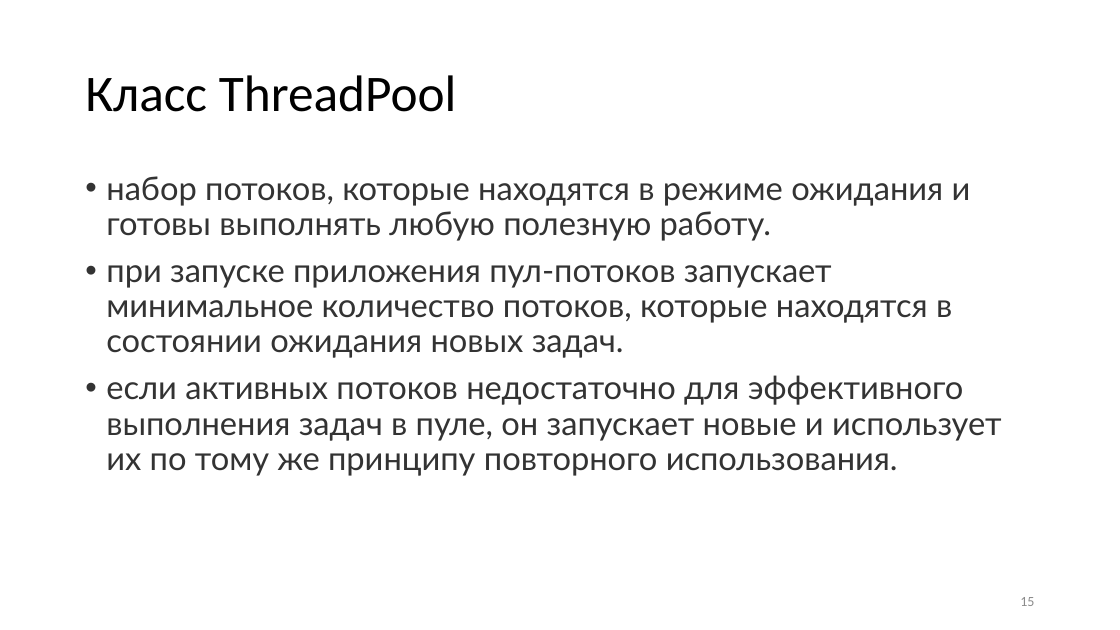
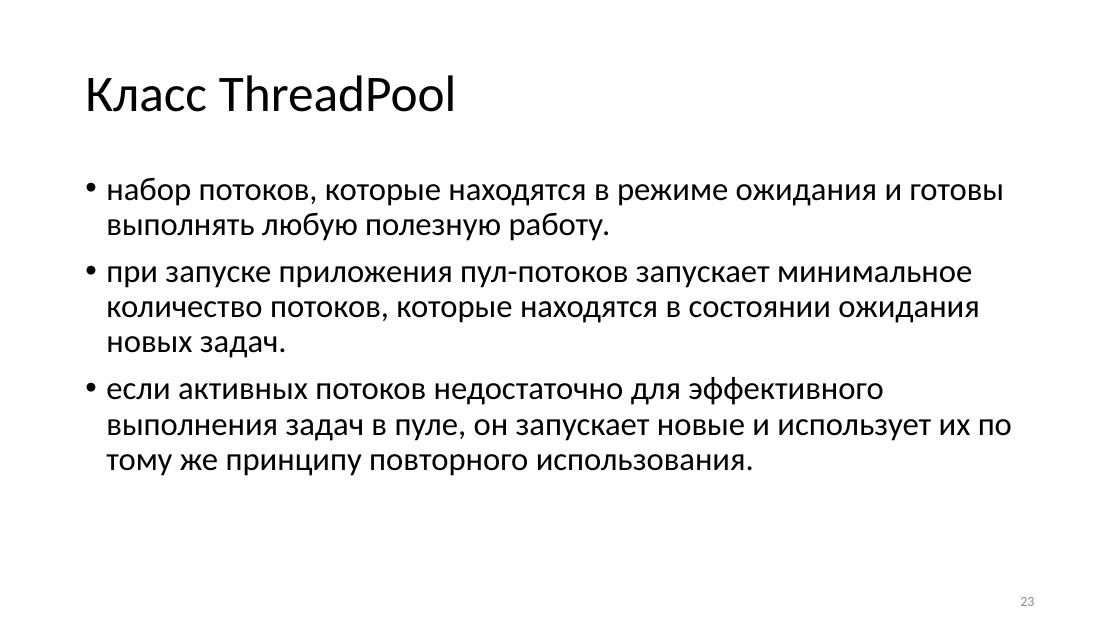
Before and after one commit to blockin90/Programming_PIB, a slide deck: slide 23 of Лекции/3 семестр/Часть 3/Программирование лекция 3.3.pptx (slide 15 before the commit). Drawn at 1120x630 pixels with LibreOffice and Linux fonts; fonts in the diff are those of the drawing. Boxes give left, top, right and bottom in pixels: in the first picture for what was removed or moved away, otherwise in the second. Text is boxed around its words. In the diff, an @@ line names an element or a change of style, - is before the commit and + after.

```diff
--- a/Лекции/3 семестр/Часть 3/Программирование лекция 3.3.pptx
+++ b/Лекции/3 семестр/Часть 3/Программирование лекция 3.3.pptx
@@ text "набор потоков, которые находятся в ..." at (106,177,1012,476): font Lato to Calibri, text colour #333333 to #000000 @@
@@ page number at (1020,597,1034,606): text changed @@
-15
+23
```
Also in this commit, not shown: 12 other slides changed, 9 slides added.
